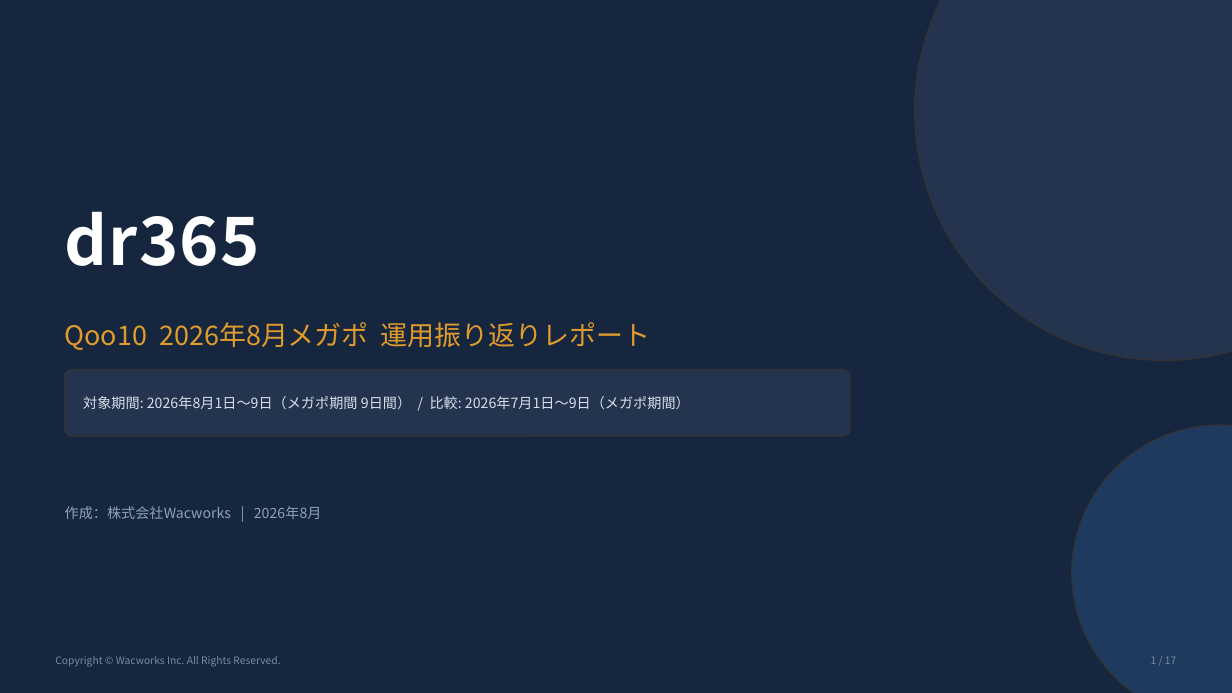
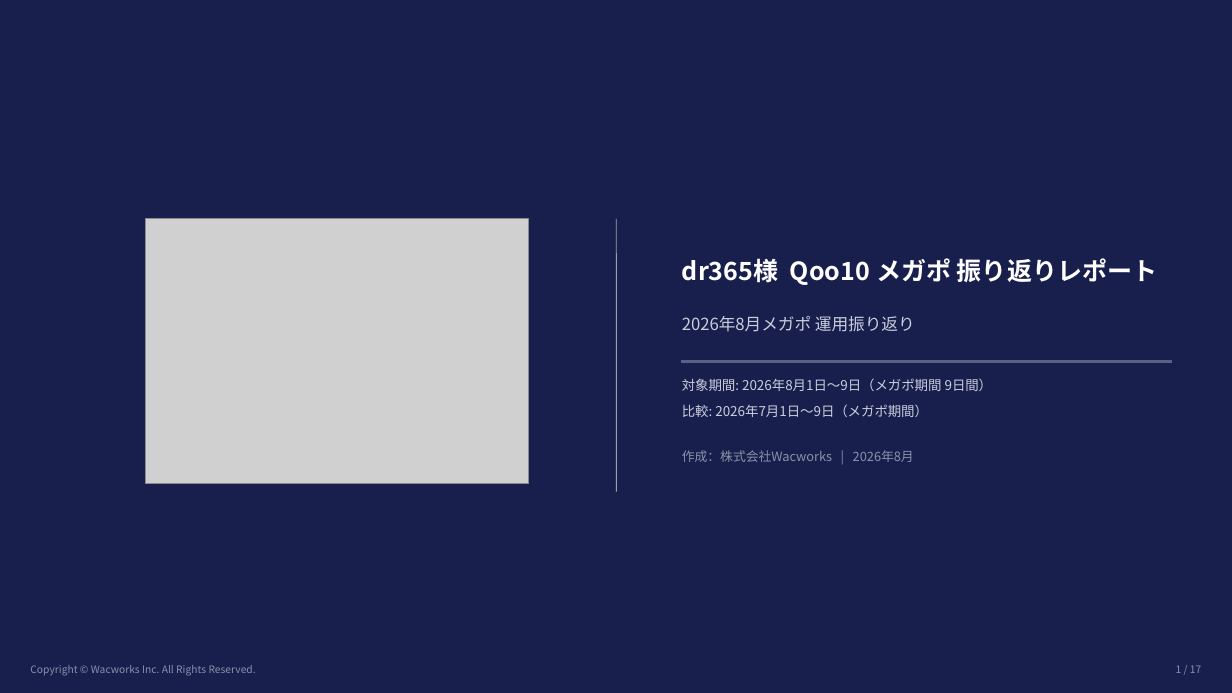
Before and after one commit to wacworks-web/home, a slide deck: slide 1 of reports/dr365_qoo10_202608/dr365_Qoo10_2026年8月メガポ_レポート.pptx. Drawn at 1232x693 pixels with LibreOffice and Linux fonts; fonts in the diff are those of the drawing; grey boxes stand for pictures; background and template pictures are left out. Boxes give left, top, right and bottom in pixels: in the first picture for what was removed or moved away, otherwise in the second. Text is boxed around its words. In the diff, an @@ line names an element or a change of style, - is before the commit and + after.

```diff
--- a/reports/dr365_qoo10_202608/dr365_Qoo10_2026年8月メガポ_レポート.pptx
+++ b/reports/dr365_qoo10_202608/dr365_Qoo10_2026年8月メガポ_レポート.pptx
@@ background #16263F to picture (left out) @@
@@ rectangle added at [0, 0, 1232, 693], fill #191F4D at 95% opacity, outline #191F4D 1 pt @@
@@ ellipse removed at [915, 0, 1232, 360] @@
@@ text removed at [65, 211, 260, 266] @@
-dr365
@@ picture added at [146, 219, 529, 483] @@
@@ line added from (616, 219) to (616, 492), #9AA0B4 0.75 pt @@
@@ text added at [682, 258, 1158, 285], 19.5 pt, text #FFFFFF, bold @@
+dr365様 Qoo10 メガポ 振り返りレポート
@@ text at [682, 316, 915, 332]: text changed; size 21 to 13 pt; text colour #E09B2D to #C9CEDC @@
-Qoo10 2026年8月メガポ 運用振り返りレポート
+2026年8月メガポ 運用振り返り
@@ rounded rectangle removed at [65, 370, 850, 436] @@
@@ text at [682, 378, 993, 391]: text changed; size 11 to 10.5 pt; text colour #D6DEE9 to #C9CEDC @@
-対象期間: 2026年8月1日〜9日（メガポ期間 9日間） / 比較: 2026年7月1日〜9日（メガポ期間）
+対象期間: 2026年8月1日〜9日（メガポ期間 9日間）
@@ rectangle added at [682, 360, 1172, 362], fill #5B6182, outline #5B6182 1 pt @@
@@ text added at [682, 404, 928, 417], 10.5 pt, text #C9CEDC @@
+比較: 2026年7月1日〜9日（メガポ期間）
@@ text "作成：株式会社Wacworks | 2026年8月": place and size @@
-text "作成：株式会社Wacworks | 2026年8月" at [65, 506, 322, 519]
+text "作成：株式会社Wacworks | 2026年8月" at [682, 450, 914, 462]
@@ text "作成：株式会社Wacworks | 2026年8月" at [682, 450, 914, 462]: size 11 to 10 pt, text colour #8FA0B8 to #8892A8 @@
@@ ellipse removed at [1072, 425, 1232, 693] @@
@@ text "Copyright © Wacworks Inc. All ...": place and size @@
-text "Copyright © Wacworks Inc. All ..." at [55, 656, 280, 667]
+text "Copyright © Wacworks Inc. All ..." at [30, 665, 256, 676]
@@ text "Copyright © Wacworks Inc. All ..." at [30, 665, 256, 676]: text colour #7C8AA3 to #8892A8 @@
@@ text "1 / 17" at [1176, 665, 1201, 673]: text colour #7C8AA3 to #8892A8 @@
@@ text "1 / 17": place and size @@
-text "1 / 17" at [1151, 656, 1176, 664]
+text "1 / 17" at [1176, 665, 1201, 673]
```
Also in this commit, not shown: 16 other slides changed, 6 other files.
